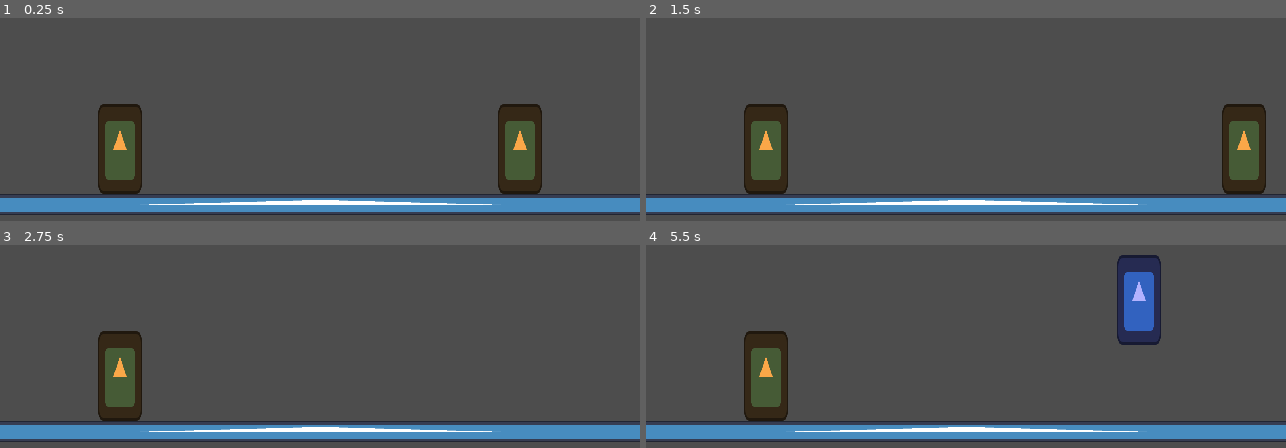
Above: before the commit, frames 1-4 (two rows, left to right).
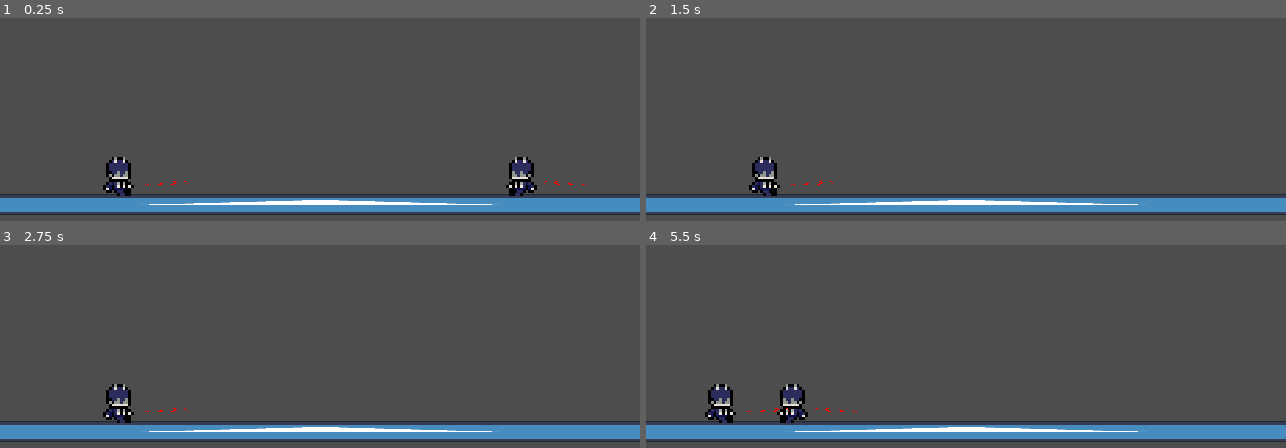
Above: after the commit, the same moments.

Repository: lucasmcclean/project-foxtrot-black-trigger-watchtower-omega
Game: Godot game, scene res://main.tscn
The game is run twice, just before and just after one commit, with the same random seed, the same clock (stepped at 60 frames per second) and the same inputs. The engine's default icon, where the game draws it, is replaced by a stand-in: a white triangle on a blue panel in a dark square.
Inputs:
- Up to frame 1 (0.25 s): no input
- Up to frame 2 (1.5 s): tap Enter at 0.5 s; hold D (move_right) 0.53-1.28 s; tap Space (flash_step) at 0.6 s; tap W (jump) at 0.77, 1.07 s; tap E (kick) at 0.8, 1.35 s; hold Insert (move_down) from 1.28 s (still down)
- Up to frame 3 (2.75 s): tap W (jump) at 1.52, 1.82, 2.3 s; tap Q (punch) at 1.55, 2.1 s; release Insert (move_down) at 2.03 s; hold D (move_right) from 2.03 s (still down)
- Up to frame 4 (5.5 s): tap Space (flash_step) at 2.75, 3.05, 4.35 s; release D (move_right) at 2.78 s; hold Page Up (move_up) 2.78-3.53 s; tap W (jump) at 2.85, 3.02, 3.32, 3.77, 4.07, 4.52, 4.82, 5.3 s; tap Enter at 3.5 s; hold A (move_left) 3.53-5.03 s; tap S (crouch) at 3.6 s; tap E (kick) at 3.8, 5.1 s; tap Q (punch) at 4.55 s; hold Insert (move_down) from 5.03 s (still down)

The runs differ from the first frame. In frame 1, 4.4% of the frame differs, in the area x 15-92%, y 42-88%; in frame 2, 4.0%; in frame 3, 2.2%; in frame 4, 6.0%, in the area x 9-81%, y 4-88%.

Commit message:
feat(animations): add initial keyframes

Diff:
--- /dev/null
+++ b/project-foxtrot-black-trigger-watchtower-omega/assets/player_1.tres
@@ -0,0 +1,162 @@
+[gd_resource type="SpriteFrames" load_steps=20 format=3 uid="uid://ce2ojof2ysm1f"]
+
+[ext_resource type="Texture2D" uid="uid://b2ja7boe003hu" path="res://assets/PLAYER 1 SPRITE SHEET 64 BIT.png" id="1_wd3cy"]
+
+[sub_resource type="AtlasTexture" id="AtlasTexture_wd3cy"]
+atlas = ExtResource("1_wd3cy")
+region = Rect2(0, 256, 64, 64)
+
+[sub_resource type="AtlasTexture" id="AtlasTexture_31e3g"]
+atlas = ExtResource("1_wd3cy")
+region = Rect2(0, 320, 64, 64)
+
+[sub_resource type="AtlasTexture" id="AtlasTexture_3sf3t"]
+atlas = ExtResource("1_wd3cy")
+region = Rect2(64, 320, 64, 64)
+
+[sub_resource type="AtlasTexture" id="AtlasTexture_yvx33"]
+atlas = ExtResource("1_wd3cy")
+region = Rect2(128, 320, 64, 64)
+
+[sub_resource type="AtlasTexture" id="AtlasTexture_auw6b"]
+atlas = ExtResource("1_wd3cy")
+region = Rect2(0, 64, 64, 64)
+
+[sub_resource type="AtlasTexture" id="AtlasTexture_0naya"]
+atlas = ExtResource("1_wd3cy")
+region = Rect2(64, 64, 64, 64)
+
+[sub_resource type="AtlasTexture" id="AtlasTexture_vwrom"]
+atlas = ExtResource("1_wd3cy")
+region = Rect2(128, 64, 64, 64)
+
+[sub_resource type="AtlasTexture" id="AtlasTexture_qsjak"]
+atlas = ExtResource("1_wd3cy")
+region = Rect2(0, 192, 64, 64)
+
+[sub_resource type="AtlasTexture" id="AtlasTexture_7ee8y"]
+atlas = ExtResource("1_wd3cy")
+region = Rect2(64, 192, 64, 64)
+
+[sub_resource type="AtlasTexture" id="AtlasTexture_qtu2d"]
+atlas = ExtResource("1_wd3cy")
+region = Rect2(128, 192, 64, 64)
+
+[sub_resource type="AtlasTexture" id="AtlasTexture_867s5"]
+atlas = ExtResource("1_wd3cy")
+region = Rect2(192, 192, 64, 64)
+
+[sub_resource type="AtlasTexture" id="AtlasTexture_1tl5r"]
+atlas = ExtResource("1_wd3cy")
+region = Rect2(0, 128, 64, 64)
+
+[sub_resource type="AtlasTexture" id="AtlasTexture_7vbrg"]
+atlas = ExtResource("1_wd3cy")
+region = Rect2(64, 128, 64, 64)
+
+[sub_resource type="AtlasTexture" id="AtlasTexture_1v656"]
+atlas = ExtResource("1_wd3cy")
+region = Rect2(128, 128, 64, 64)
+
+[sub_resource type="AtlasTexture" id="AtlasTexture_yxk4s"]
+atlas = ExtResource("1_wd3cy")
+region = Rect2(192, 128, 64, 64)
+
+[sub_resource type="AtlasTexture" id="AtlasTexture_r0oe5"]
+atlas = ExtResource("1_wd3cy")
+region = Rect2(0, 0, 64, 64)
+
+[sub_resource type="AtlasTexture" id="AtlasTexture_tvno7"]
+atlas = ExtResource("1_wd3cy")
+region = Rect2(64, 0, 64, 64)
+
+[sub_resource type="AtlasTexture" id="AtlasTexture_184pa"]
+atlas = ExtResource("1_wd3cy")
+region = Rect2(128, 0, 64, 64)
+
+[resource]
+animations = [{
+"frames": [{
+"duration": 1.0,
+"texture": SubResource("AtlasTexture_wd3cy")
+}],
+"loop": true,
+"name": &"fall",
+"speed": 5.0
+}, {
+"frames": [{
+"duration": 1.0,
+"texture": SubResource("AtlasTexture_31e3g")
+}, {
+"duration": 1.0,
+"texture": SubResource("AtlasTexture_3sf3t")
+}, {
+"duration": 1.0,
+"texture": SubResource("AtlasTexture_yvx33")
+}],
+"loop": true,
+"name": &"idle",
+"speed": 3.0
+}, {
+"frames": [{
+"duration": 1.0,
+"texture": SubResource("AtlasTexture_auw6b")
+}, {
+"duration": 1.0,
+"texture": SubResource("AtlasTexture_0naya")
+}, {
+"duration": 1.0,
+"texture": SubResource("AtlasTexture_vwrom")
+}],
+"loop": true,
+"name": &"jump",
+"speed": 15.0
+}, {
+"frames": [{
+"duration": 1.0,
+"texture": SubResource("AtlasTexture_qsjak")
+}, {
+"duration": 1.0,
+"texture": SubResource("AtlasTexture_7ee8y")
+}, {
+"duration": 1.0,
+"texture": SubResource("AtlasTexture_qtu2d")
+}, {
+"duration": 1.0,
+"texture": SubResource("AtlasTexture_867s5")
+}],
+"loop": true,
+"name": &"kick",
+"speed": 12.0
+}, {
+"frames": [{
+"duration": 1.0,
+"texture": SubResource("AtlasTexture_1tl5r")
+}, {
+"duration": 1.0,
+"texture": SubResource("AtlasTexture_7vbrg")
+}, {
+"duration": 1.0,
+"texture": SubResource("AtlasTexture_1v656")
+}, {
+"duration": 1.0,
+"texture": SubResource("AtlasTexture_yxk4s")
+}],
+"loop": true,
+"name": &"punch",
+"speed": 12.0
+}, {
+"frames": [{
+"duration": 1.0,
+"texture": SubResource("AtlasTexture_r0oe5")
+}, {
+"duration": 1.0,
+"texture": SubResource("AtlasTexture_tvno7")
+}, {
+"duration": 1.0,
+"texture": SubResource("AtlasTexture_184pa")
+}],
+"loop": true,
+"name": &"walk",
+"speed": 5.0
+}]
--- a/project-foxtrot-black-trigger-watchtower-omega/player/player.gd
+++ b/project-foxtrot-black-trigger-watchtower-omega/player/player.gd
@@ -28,6 +28,8 @@
 @onready var controller: Controller = $Controller
 @onready var state_machine: StateMachine = $StateMachine
 @onready var sprite: Sprite2D = $Sprite2D
+@onready var slash: Sprite2D = $Slash
+@onready var animation: AnimationPlayer = $AnimationPlayer
 
 @onready var punch_hitbox: Area2D = $PunchHitbox
 @onready var kick_hitbox: Area2D = $KickHitbox
@@ -38,6 +40,7 @@
 func _ready() -> void:
 	if not facing_right:
 		sprite.flip_h = true
+		slash.flip_h = true
 		punch_hitbox.scale.x *= -1
 		kick_hitbox.scale.x *= -1
 	state_machine.initialize()
@@ -50,11 +53,13 @@
 	if input.move.x < 0 and facing_right:
 		facing_right = false
 		sprite.flip_h = true
+		slash.flip_h = true
 		punch_hitbox.scale.x *= -1
 		kick_hitbox.scale.x *= -1
 	elif input.move.x > 0 and not facing_right:
 		facing_right = true
-		sprite.flip_h = false
+		sprite.flip_h = true
+		slash.flip_h = true
 		punch_hitbox.scale.x *= -1
 		kick_hitbox.scale.x *= -1
 
@@ -82,11 +87,6 @@
 		set_collision_mask_value(1, true)
 
 
-
-
-
-
-
 func _process(delta: float) -> void:
 	state_machine.update(delta)
 
@@ -100,6 +100,7 @@
 
 
 func punch() -> void:
+	animation.play("punch")
 	var overlapping_areas = punch_hitbox.get_overlapping_areas()
 	for area in overlapping_areas:
 		if area is Hurtbox:
@@ -110,9 +111,11 @@
 				hit_player.take_hit(1, 1)
 	await get_tree().create_timer(0.5).timeout
 	can_punch = true
+	animation.stop()
 
 
 func kick() -> void:
+	animation.play("kick")
 	var overlapping_areas = kick_hitbox.get_overlapping_areas()
 	for area in overlapping_areas:
 		if area is Hurtbox:
@@ -123,6 +126,7 @@
 				hit_player.take_hit(1, 1)
 	await get_tree().create_timer(0.5).timeout
 	can_kick = true
+	animation.stop()
 
 
 func take_hit(damage: int, direction: int) -> void:
--- a/project-foxtrot-black-trigger-watchtower-omega/player/player.tscn
+++ b/project-foxtrot-black-trigger-watchtower-omega/player/player.tscn
@@ -1,6 +1,5 @@
-[gd_scene load_steps=14 format=3 uid="uid://bdx3cerynkwbi"]
-
-[ext_resource type="Texture2D" uid="uid://nbtt4xedu5wp" path="res://icon.svg" id="1_4flbx"]
+[gd_scene load_steps=23 format=3 uid="uid://bdx3cerynkwbi"]
+
 [ext_resource type="Script" uid="uid://d0afis4vj66tf" path="res://player/player.gd" id="1_rkbax"]
 [ext_resource type="Script" uid="uid://dwatss17v6sy" path="res://state_machine/state_machine.gd" id="2_rkbax"]
 [ext_resource type="Script" uid="uid://rehvhjgxdu1m" path="res://player/states/fall.gd" id="3_g6k8r"]
@@ -8,20 +7,299 @@
 [ext_resource type="Script" uid="uid://raaue5ebiebo" path="res://player/states/jump.gd" id="5_rgyib"]
 [ext_resource type="Script" uid="uid://cftse0jl714nm" path="res://player/states/move.gd" id="6_hg6s5"]
 [ext_resource type="Script" uid="uid://dpngoys84lbbu" path="res://player/hitboxes/hitbox.gd" id="8_rgyib"]
+[ext_resource type="Texture2D" uid="uid://b2ja7boe003hu" path="res://assets/PLAYER 1 SPRITE SHEET 64 BIT.png" id="9_8t03j"]
 [ext_resource type="Script" uid="uid://bpsxqo0flqles" path="res://player/hurtbox.gd" id="9_hg6s5"]
+[ext_resource type="Texture2D" uid="uid://u7iyxdd87o2e" path="res://assets/SLASH SPRITE.png" id="10_2ieo8"]
 
 [sub_resource type="CapsuleShape2D" id="CapsuleShape2D_onrkg"]
-radius = 32.0
-height = 128.0
+radius = 28.571426
+height = 57.142853
 
 [sub_resource type="RectangleShape2D" id="RectangleShape2D_boad6"]
-size = Vector2(80, 26)
+size = Vector2(80, 29.285713)
 
 [sub_resource type="RectangleShape2D" id="RectangleShape2D_rgyib"]
 size = Vector2(82, 20)
 
 [sub_resource type="RectangleShape2D" id="RectangleShape2D_hg6s5"]
-size = Vector2(62.857147, 128)
+size = Vector2(40.00007, 52.857185)
+
+[sub_resource type="Animation" id="Animation_ebec5"]
+length = 0.001
+tracks/0/type = "value"
+tracks/0/imported = false
+tracks/0/enabled = true
+tracks/0/path = NodePath("Sprite2D:frame")
+tracks/0/interp = 1
+tracks/0/loop_wrap = true
+tracks/0/keys = {
+"times": PackedFloat32Array(0),
+"transitions": PackedFloat32Array(1),
+"update": 1,
+"values": [0]
+}
+tracks/1/type = "value"
+tracks/1/imported = false
+tracks/1/enabled = true
+tracks/1/path = NodePath("Hurtbox/Hurter:position")
+tracks/1/interp = 1
+tracks/1/loop_wrap = true
+tracks/1/keys = {
+"times": PackedFloat32Array(0),
+"transitions": PackedFloat32Array(1),
+"update": 0,
+"values": [Vector2(-2.1428566, 3.5714223)]
+}
+tracks/2/type = "value"
+tracks/2/imported = false
+tracks/2/enabled = true
+tracks/2/path = NodePath("PunchHitbox/Puncher:position")
+tracks/2/interp = 1
+tracks/2/loop_wrap = true
+tracks/2/keys = {
+"times": PackedFloat32Array(0),
+"transitions": PackedFloat32Array(1),
+"update": 0,
+"values": [Vector2(62.999992, 8.928568)]
+}
+tracks/3/type = "value"
+tracks/3/imported = false
+tracks/3/enabled = true
+tracks/3/path = NodePath("Slash:position")
+tracks/3/interp = 1
+tracks/3/loop_wrap = true
+tracks/3/keys = {
+"times": PackedFloat32Array(0),
+"transitions": PackedFloat32Array(1),
+"update": 0,
+"values": [Vector2(65.00009, 9.999999)]
+}
+tracks/4/type = "value"
+tracks/4/imported = false
+tracks/4/enabled = true
+tracks/4/path = NodePath("Slash:visible")
+tracks/4/interp = 1
+tracks/4/loop_wrap = true
+tracks/4/keys = {
+"times": PackedFloat32Array(0),
+"transitions": PackedFloat32Array(1),
+"update": 1,
+"values": [true]
+}
+tracks/5/type = "value"
+tracks/5/imported = false
+tracks/5/enabled = true
+tracks/5/path = NodePath("PunchHitbox:monitoring")
+tracks/5/interp = 1
+tracks/5/loop_wrap = true
+tracks/5/keys = {
+"times": PackedFloat32Array(0),
+"transitions": PackedFloat32Array(1),
+"update": 1,
+"values": [true]
+}
+tracks/6/type = "value"
+tracks/6/imported = false
+tracks/6/enabled = true
+tracks/6/path = NodePath("PunchHitbox:monitorable")
+tracks/6/interp = 1
+tracks/6/loop_wrap = true
+tracks/6/keys = {
+"times": PackedFloat32Array(0),
+"transitions": PackedFloat32Array(1),
+"update": 1,
+"values": [true]
+}
+
+[sub_resource type="Animation" id="Animation_yllr7"]
+resource_name = "jump"
+length = 3.0
+tracks/0/type = "value"
+tracks/0/imported = false
+tracks/0/enabled = true
+tracks/0/path = NodePath("Sprite2D:frame")
+tracks/0/interp = 1
+tracks/0/loop_wrap = true
+tracks/0/keys = {
+"times": PackedFloat32Array(0, 1, 2),
+"transitions": PackedFloat32Array(1, 1, 1),
+"update": 1,
+"values": [4, 5, 6]
+}
+
+[sub_resource type="Animation" id="Animation_kb6p2"]
+resource_name = "punch"
+length = 4.0
+tracks/0/type = "value"
+tracks/0/imported = false
+tracks/0/enabled = true
+tracks/0/path = NodePath("Sprite2D:frame")
+tracks/0/interp = 1
+tracks/0/loop_wrap = true
+tracks/0/keys = {
+"times": PackedFloat32Array(0, 1, 2, 3),
+"transitions": PackedFloat32Array(1, 1, 1, 1),
+"update": 1,
+"values": [8, 9, 10, 11]
+}
+tracks/1/type = "value"
+tracks/1/imported = false
+tracks/1/enabled = true
+tracks/1/path = NodePath("PunchHitbox/Puncher:position")
+tracks/1/interp = 1
+tracks/1/loop_wrap = true
+tracks/1/keys = {
+"times": PackedFloat32Array(3),
+"transitions": PackedFloat32Array(1),
+"update": 0,
+"values": [Vector2(62.999992, 8.928568)]
+}
+tracks/2/type = "value"
+tracks/2/imported = false
+tracks/2/enabled = true
+tracks/2/path = NodePath("Slash:position")
+tracks/2/interp = 1
+tracks/2/loop_wrap = true
+tracks/2/keys = {
+"times": PackedFloat32Array(3),
+"transitions": PackedFloat32Array(1),
+"update": 0,
+"values": [Vector2(65.00009, 9.999999)]
+}
+tracks/3/type = "value"
+tracks/3/imported = false
+tracks/3/enabled = true
+tracks/3/path = NodePath("Slash:visible")
+tracks/3/interp = 1
+tracks/3/loop_wrap = true
+tracks/3/keys = {
+"times": PackedFloat32Array(3),
+"transitions": PackedFloat32Array(1),
+"update": 1,
+"values": [true]
+}
+tracks/4/type = "value"
+tracks/4/imported = false
+tracks/4/enabled = true
+tracks/4/path = NodePath("PunchHitbox:monitoring")
+tracks/4/interp = 1
+tracks/4/loop_wrap = true
+tracks/4/keys = {
+"times": PackedFloat32Array(3),
+"transitions": PackedFloat32Array(1),
+"update": 1,
+"values": [true]
+}
+tracks/5/type = "value"
+tracks/5/imported = false
+tracks/5/enabled = true
+tracks/5/path = NodePath("PunchHitbox:monitorable")
+tracks/5/interp = 1
+tracks/5/loop_wrap = true
+tracks/5/keys = {
+"times": PackedFloat32Array(3),
+"transitions": PackedFloat32Array(1),
+"update": 1,
+"values": [true]
+}
+
+[sub_resource type="Animation" id="Animation_wodsf"]
+resource_name = "kick"
+length = 4.0
+tracks/0/type = "value"
+tracks/0/imported = false
+tracks/0/enabled = true
+tracks/0/path = NodePath("Sprite2D:frame")
+tracks/0/interp = 1
+tracks/0/loop_wrap = true
+tracks/0/keys = {
+"times": PackedFloat32Array(0, 1, 2, 3),
+"transitions": PackedFloat32Array(1, 1, 1, 1),
+"update": 1,
+"values": [12, 13, 14, 15]
+}
+
+[sub_resource type="Animation" id="Animation_32hag"]
+resource_name = "fall"
+tracks/0/type = "value"
+tracks/0/imported = false
+tracks/0/enabled = true
+tracks/0/path = NodePath("Sprite2D:frame")
+tracks/0/interp = 1
+tracks/0/loop_wrap = true
+tracks/0/keys = {
+"times": PackedFloat32Array(0),
+"transitions": PackedFloat32Array(1),
+"update": 1,
+"values": [16]
+}
+
+[sub_resource type="Animation" id="Animation_tqiix"]
+resource_name = "walk"
+length = 3.0
+tracks/0/type = "value"
+tracks/0/imported = false
+tracks/0/enabled = true
+tracks/0/path = NodePath("Sprite2D:frame")
+tracks/0/interp = 1
+tracks/0/loop_wrap = true
+tracks/0/keys = {
+"times": PackedFloat32Array(0, 1, 2),
+"transitions": PackedFloat32Array(1, 1, 1),
+"update": 1,
+"values": [0, 1, 2]
+}
+tracks/1/type = "value"
+tracks/1/imported = false
+tracks/1/enabled = true
+tracks/1/path = NodePath("Hurtbox/Hurter:position")
+tracks/1/interp = 1
+tracks/1/loop_wrap = true
+tracks/1/keys = {
+"times": PackedFloat32Array(0, 1, 2),
+"transitions": PackedFloat32Array(1, 1, 1),
+"update": 0,
+"values": [Vector2(-2.1428566, 3.5714223), Vector2(-2.1428566, 1.4285651), Vector2(-2.1428566, 3.57142)]
+}
+
+[sub_resource type="Animation" id="Animation_e7oew"]
+resource_name = "idle"
+length = 3.0
+tracks/0/type = "value"
+tracks/0/imported = false
+tracks/0/enabled = true
+tracks/0/path = NodePath("Sprite2D:frame")
+tracks/0/interp = 1
+tracks/0/loop_wrap = true
+tracks/0/keys = {
+"times": PackedFloat32Array(0, 1, 2),
+"transitions": PackedFloat32Array(1, 1, 1),
+"update": 1,
+"values": [20, 21, 22]
+}
+tracks/1/type = "value"
+tracks/1/imported = false
+tracks/1/enabled = true
+tracks/1/path = NodePath("Hurtbox/Hurter:position")
+tracks/1/interp = 1
+tracks/1/loop_wrap = true
+tracks/1/keys = {
+"times": PackedFloat32Array(0, 1, 2),
+"transitions": PackedFloat32Array(1, 1, 1),
+"update": 0,
+"values": [Vector2(-4.2857156, 4.999987), Vector2(1.0217937e-06, 3.5714045), Vector2(4.2857113, 4.9999723)]
+}
+
+[sub_resource type="AnimationLibrary" id="AnimationLibrary_c35mf"]
+_data = {
+&"RESET": SubResource("Animation_ebec5"),
+&"fall": SubResource("Animation_32hag"),
+&"idle": SubResource("Animation_e7oew"),
+&"jump": SubResource("Animation_yllr7"),
+&"kick": SubResource("Animation_wodsf"),
+&"punch": SubResource("Animation_kb6p2"),
+&"walk": SubResource("Animation_tqiix")
+}
 
 [node name="Player" type="CharacterBody2D" node_paths=PackedStringArray("move_state")]
 scale = Vector2(0.7, 0.7)
@@ -32,10 +310,6 @@
 [node name="CollisionShape2D" type="CollisionShape2D" parent="."]
 shape = SubResource("CapsuleShape2D_onrkg")
 
-[node name="Sprite2D" type="Sprite2D" parent="."]
-scale = Vector2(0.5, 1)
-texture = ExtResource("1_4flbx")
-
 [node name="StateMachine" type="Node" parent="." node_paths=PackedStringArray("initial_state")]
 script = ExtResource("2_rkbax")
 initial_state = NodePath("Idle")
@@ -78,7 +352,8 @@
 script = ExtResource("8_rgyib")
 
 [node name="Puncher" type="CollisionShape2D" parent="PunchHitbox"]
-position = Vector2(74.42857, -18.000002)
+position = Vector2(62.999992, 8.928568)
+scale = Vector2(0.9999998, 0.9999998)
 shape = SubResource("RectangleShape2D_boad6")
 debug_color = Color(7.70092e-07, 0.5665836, 0.86229104, 0.41960785)
 
@@ -95,9 +370,23 @@
 script = ExtResource("9_hg6s5")
 
 [node name="Hurter" type="CollisionShape2D" parent="Hurtbox"]
-position = Vector2(-3.4059792e-06, 0)
-scale = Vector2(0.9999998, 0.9999998)
+position = Vector2(-2.1428566, 3.5714223)
+scale = Vector2(0.99999803, 0.99999803)
 shape = SubResource("RectangleShape2D_hg6s5")
 debug_color = Color(0.88469225, 0.31448165, 0.2965871, 0.41960785)
 
+[node name="AnimationPlayer" type="AnimationPlayer" parent="."]
+libraries = {
+&"": SubResource("AnimationLibrary_c35mf")
+}
+
+[node name="Sprite2D" type="Sprite2D" parent="."]
+texture = ExtResource("9_8t03j")
+hframes = 4
+vframes = 6
+
+[node name="Slash" type="Sprite2D" parent="."]
+position = Vector2(65.00009, 9.999999)
+texture = ExtResource("10_2ieo8")
+
 [connection signal="area_entered" from="Hurtbox" to="." method="_on_hurtbox_area_entered"]
--- a/project-foxtrot-black-trigger-watchtower-omega/player/states/fall.gd
+++ b/project-foxtrot-black-trigger-watchtower-omega/player/states/fall.gd
@@ -6,8 +6,14 @@
 
 
 func enter() -> void:
-	player.get_node("Sprite2D").modulate = Color(0.7, 0.7, 1) # Light blue tint for falling
 	super()
+	if not player.animation.is_playing():
+		player.animation.play("fall")
+
+
+func update(_delta: float):
+	if not player.animation.is_playing():
+		player.animation.play("fall")
 
 
 func physics_update(delta: float) -> void:
--- a/project-foxtrot-black-trigger-watchtower-omega/player/states/idle.gd
+++ b/project-foxtrot-black-trigger-watchtower-omega/player/states/idle.gd
@@ -7,9 +7,15 @@
 
 
 func enter() -> void:
-	player.get_node("Sprite2D").modulate = Color(0.981, 0.654, 0.284, 1.0) # Light blue tint for falling
 	super()
 	player.velocity.x = 0
+	if not player.animation.is_playing():
+		player.animation.play("idle")
+
+
+func update(_delta: float):
+	if not player.animation.is_playing():
+		player.animation.play("idle")
 
 
 func physics_update(delta: float) -> void:
--- a/project-foxtrot-black-trigger-watchtower-omega/player/states/jump.gd
+++ b/project-foxtrot-black-trigger-watchtower-omega/player/states/jump.gd
@@ -16,6 +16,10 @@
 		player.velocity.y -= player.jump_impulse
 		just_jumped_timer()
 
+
+func update(_delta: float):
+	if not player.animation.is_playing():
+		player.animation.play("jump")
 
 
 func physics_update(delta: float) -> void:
--- a/project-foxtrot-black-trigger-watchtower-omega/player/states/move.gd
+++ b/project-foxtrot-black-trigger-watchtower-omega/player/states/move.gd
@@ -7,6 +7,14 @@
 
 func enter() -> void:
 	super()
+	if not player.animation.is_playing():
+		player.animation.play("walk")
+
+
+func update(_delta: float):
+	if not player.animation.is_playing():
+		player.animation.play("fall")
+
 
 func physics_update(delta: float) -> void:
 	if player.input.jump and player.is_grounded():
--- a/project-foxtrot-black-trigger-watchtower-omega/player/states/player_state.gd
+++ b/project-foxtrot-black-trigger-watchtower-omega/player/states/player_state.gd
@@ -10,6 +10,5 @@
 	assert(player != null, "The PlayerState state type must be used only in the player scene. It needs the owner to be a Player node.")
 
 
-func enter() -> void:
-	pass
-	#player.animator.play(animation_name)
+func exit() -> void:
+	player.animation.stop()
Binary file added: project-foxtrot-black-trigger-watchtower-omega/assets/PLAYER 1 SPRITE SHEET 64 BIT.png
Not shown, added: project-foxtrot-black-trigger-watchtower-omega/assets/PLAYER 1 SPRITE SHEET 64 BIT.png.import
Binary file added: project-foxtrot-black-trigger-watchtower-omega/assets/SLASH SPRITE.png
Not shown, added: project-foxtrot-black-trigger-watchtower-omega/assets/SLASH SPRITE.png.import
